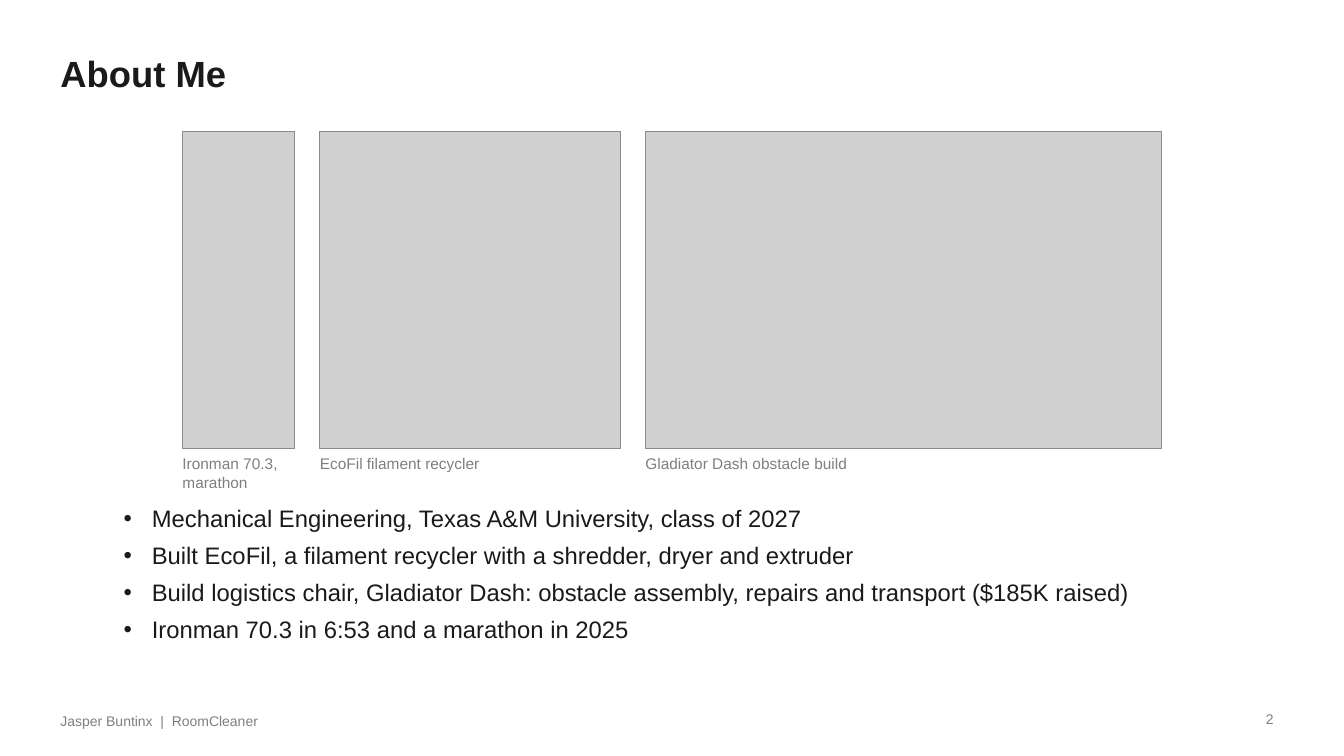
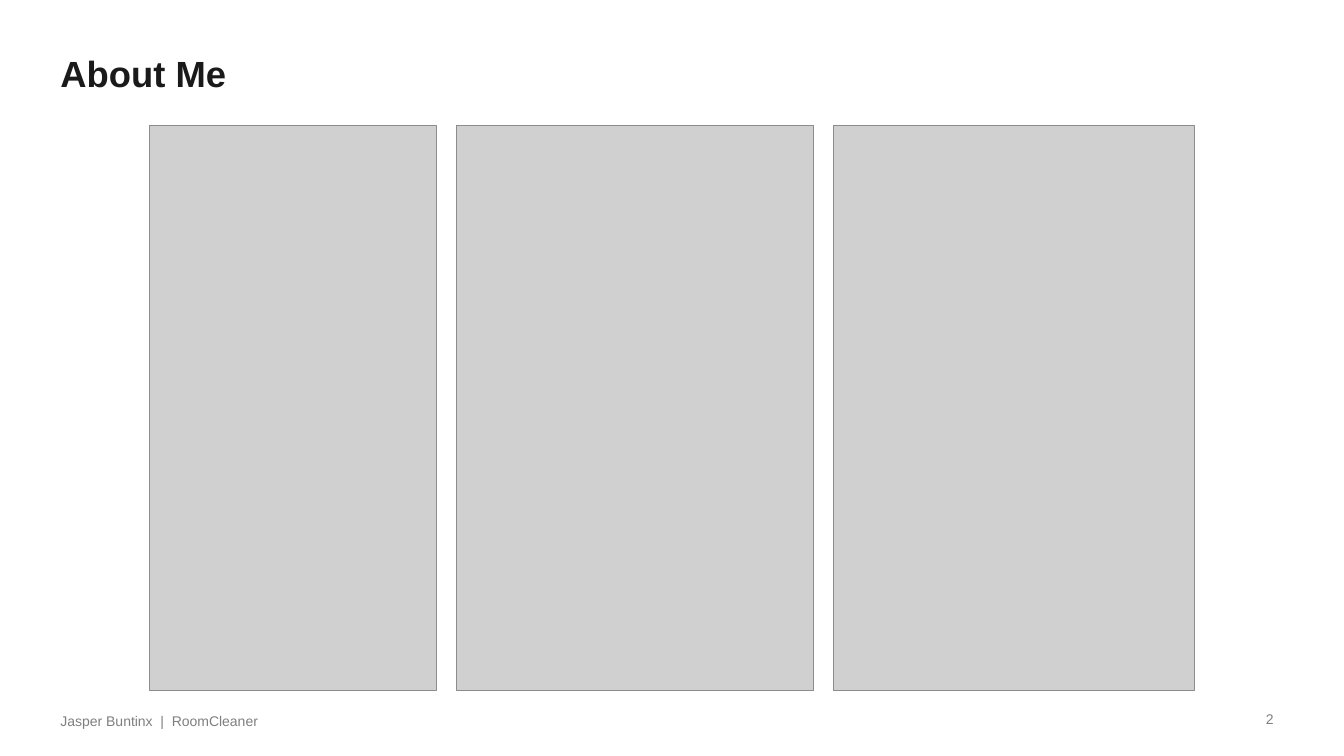
Before and after one commit to Jaspario1199/RoomCleaner, a slide deck: slide 2 of docs/presentation/deck_v8/RoomCleaner_Buntinx_Oct27_v8.pptx. Drawn at 1344x756 pixels with LibreOffice and Linux fonts; fonts in the diff are those of the drawing; grey boxes stand for pictures. Boxes give left, top, right and bottom in pixels: in the first picture for what was removed or moved away, otherwise in the second. Text is boxed around its words. In the diff, an @@ line names an element or a change of style, - is before the commit and + after.

```diff
--- a/docs/presentation/deck_v8/RoomCleaner_Buntinx_Oct27_v8.pptx
+++ b/docs/presentation/deck_v8/RoomCleaner_Buntinx_Oct27_v8.pptx
@@ picture: place and size @@
-picture at [182,131,294,449]
+picture at [149,126,437,691]
@@ picture removed at [320,131,620,449] @@
@@ picture added at [457,126,814,691] @@
@@ picture removed at [645,131,1162,449] @@
@@ picture added at [834,126,1195,691] @@
@@ text removed at [182,458,277,488] @@
-Ironman 70.3, marathon
@@ text removed at [320,458,479,472] @@
-EcoFil filament recycler
@@ text removed at [645,458,847,469] @@
-Gladiator Dash obstacle build
@@ text removed at [152,509,1128,639] @@
-• Mechanical Engineering, Texas A&M University, class of 2027
-• Built EcoFil, a filament recycler with a shredder, dryer and extruder
-• Build logistics chair, Gladiator Dash: obstacle assembly, repairs and transport ($185K raised)
-• Ironman 70.3 in 6:53 and a marathon in 2025
```
Also in this commit, not shown: 4 other files.
